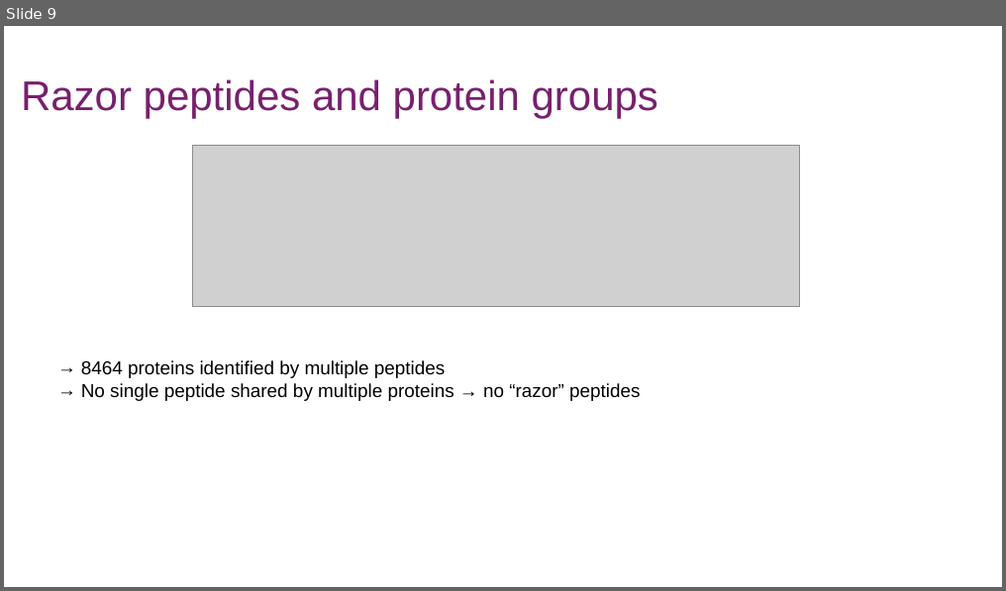
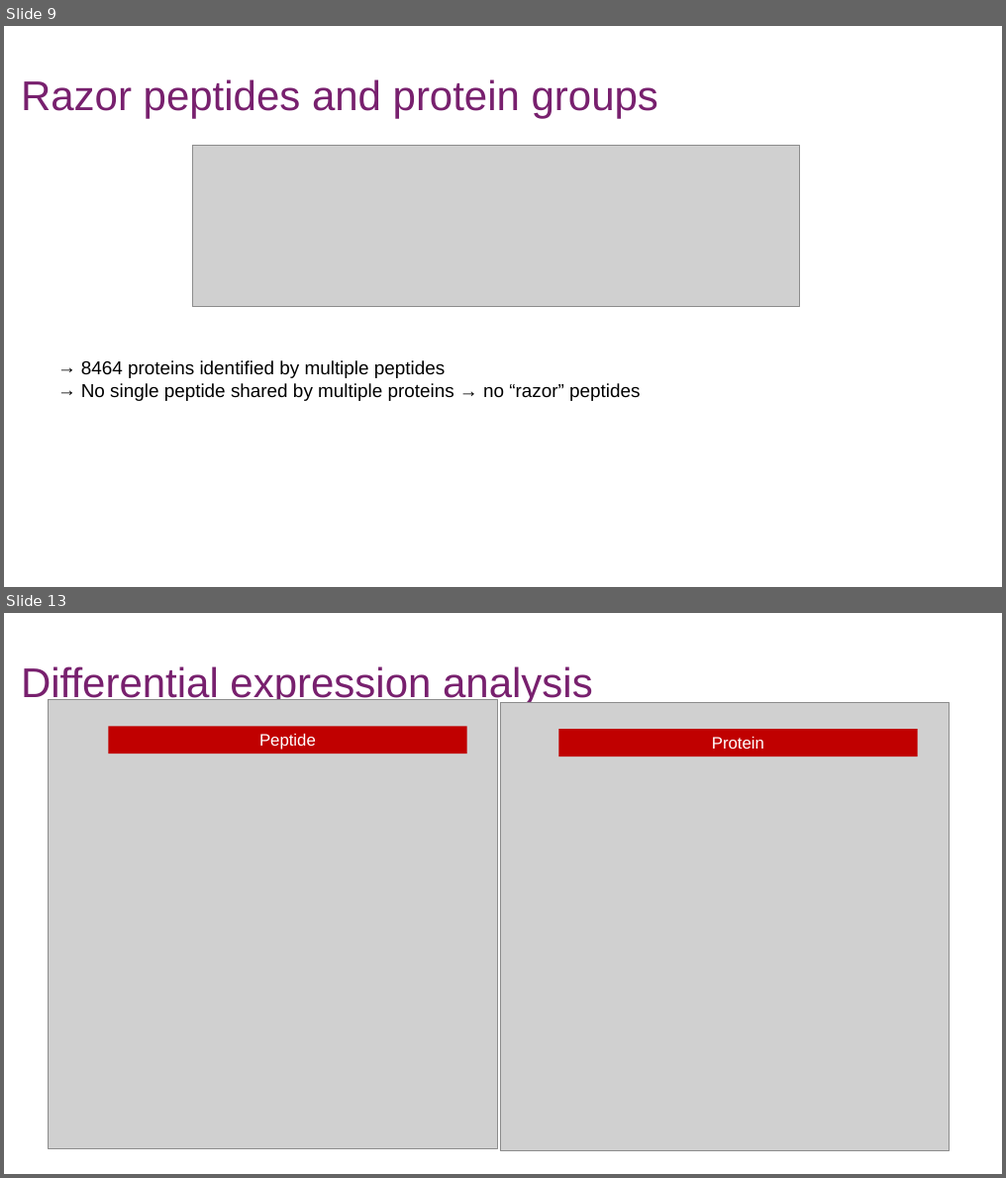
Before and after one commit to jafarilab/MSProt2025, a slide deck: team1/Team1_presentation.pptx. Shown one above the other, each under a label of ours: slide 9 before the commit, slides 9 and 13 after it; the slides between them are not shown. The pictures are 1006x591 and 1006x1178 pixels, drawn with LibreOffice and Linux fonts; fonts in the diff are those of the drawing; grey boxes stand for pictures. Boxes give left, top, right and bottom in pixels: in the first picture for what was removed or moved away, otherwise in the second. Text is boxed around its words. In the diff, an @@ line names an element or a change of style, - is before the commit and + after.

Commit message:
Update PP
PP update including peptide imputation & normalization, protein aggregation, and DEA

```diff
--- a/team1/Team1_presentation.pptx
+++ b/team1/Team1_presentation.pptx
@@ slide 13 added at box(4, 613, 1002, 1174), background #FFFFFF @@
@@ title added at box(21, 666, 593, 706), 40 pt, text #78206E @@
+Differential expression analysis
@@ picture added at box(49, 700, 497, 1149) @@
@@ rectangle added at box(108, 726, 466, 754), fill #C00000, 16 pt, text #FFFFFF @@
+Peptide
@@ picture added at box(500, 702, 949, 1152) @@
@@ rectangle added at box(558, 729, 918, 757), fill #C00000, 16 pt, text #FFFFFF @@
+Protein
```
Also in this commit, not shown: 1 slide changed, 4 other slides added, 1 slide removed, 1 other file.
